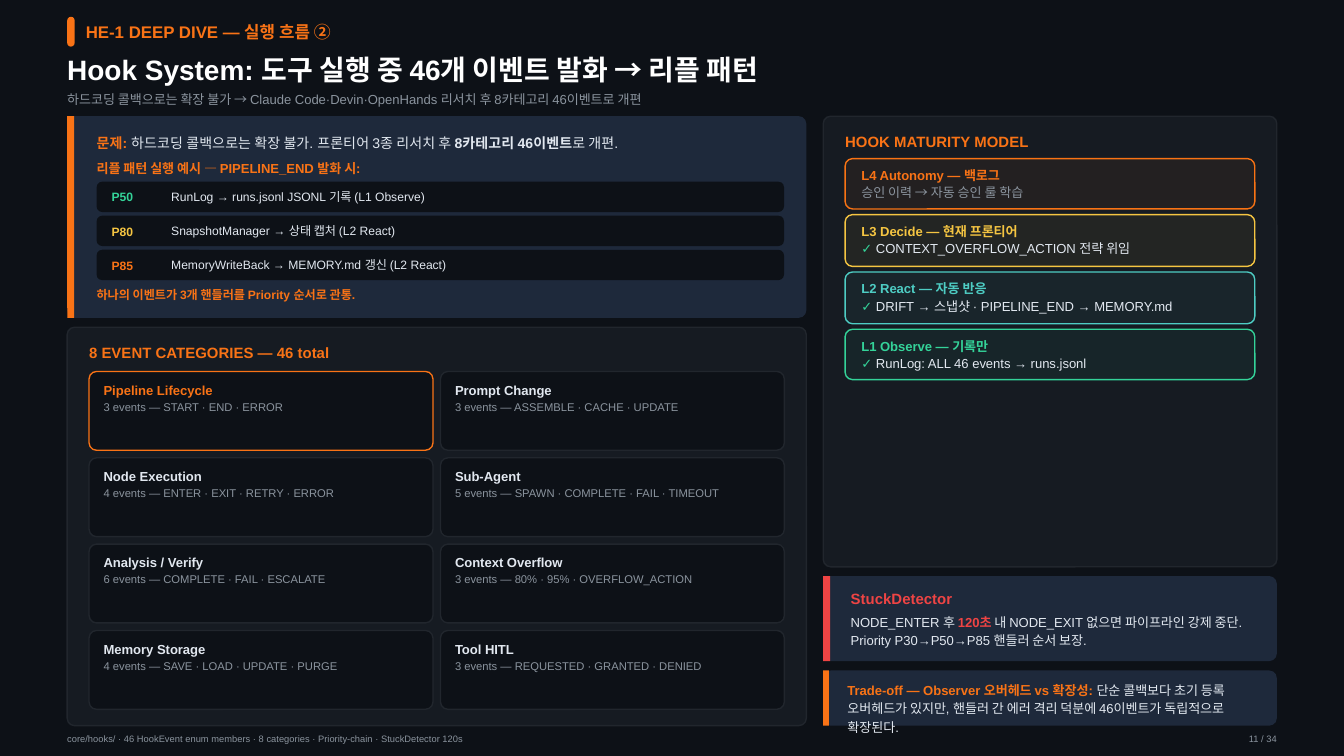
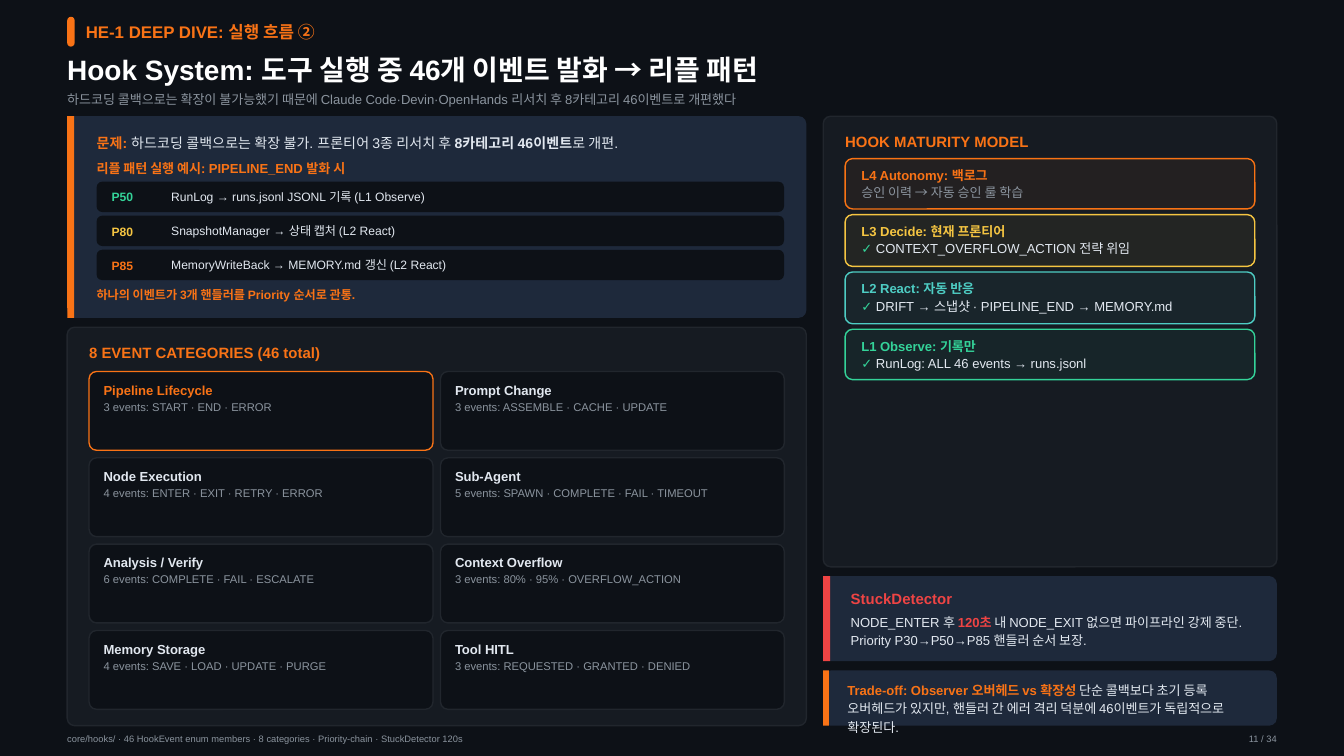
Before and after one commit to mangowhoiscloud/portfolio, a slide deck: slide 11 of geode/versions/v6/GEODE-Portfolio-v030.pptx. Drawn at 1344x756 pixels with LibreOffice and Linux fonts; fonts in the diff are those of the drawing. Boxes give left, top, right and bottom in pixels: in the first picture for what was removed or moved away, otherwise in the second. Text is boxed around its words. In the diff, an @@ line names an element or a change of style, - is before the commit and + after.

```diff
--- a/geode/versions/v6/GEODE-Portfolio-v030.pptx
+++ b/geode/versions/v6/GEODE-Portfolio-v030.pptx
@@ text at (86,23,315,40): text changed @@
-HE-1 DEEP DIVE — 실행 흐름 ②
+HE-1 DEEP DIVE: 실행 흐름 ②
@@ text at (67,93,736,107): text changed @@
-하드코딩 콜백으로는 확장 불가 → Claude Code·Devin·OpenHands 리서치 후 8카테고리 46이벤트로 개편
+하드코딩 콜백으로는 확장이 불가능했기 때문에 Claude Code·Devin·OpenHands 리서치 후 8카테고리 46이벤트로 개편했다
@@ text at (97,162,345,175): text changed @@
-리플 패턴 실행 예시 — PIPELINE_END 발화 시:
+리플 패턴 실행 예시: PIPELINE_END 발화 시
@@ text at (861,169,988,183): text changed @@
-L4 Autonomy — 백로그
+L4 Autonomy: 백로그
@@ text at (861,225,1006,238): text changed @@
-L3 Decide — 현재 프론티어
+L3 Decide: 현재 프론티어
@@ text at (861,282,974,294): text changed @@
-L2 React — 자동 반응
+L2 React: 자동 반응
@@ text at (89,346,320,362): text changed @@
-8 EVENT CATEGORIES — 46 total
+8 EVENT CATEGORIES (46 total)
@@ text at (861,340,976,352): text changed @@
-L1 Observe — 기록만
+L1 Observe: 기록만
@@ text at (104,403,271,411): text changed @@
-3 events — START · END · ERROR
+3 events: START · END · ERROR
@@ text at (455,403,668,411): text changed @@
-3 events — ASSEMBLE · CACHE · UPDATE
+3 events: ASSEMBLE · CACHE · UPDATE
@@ text at (104,489,323,497): text changed @@
-4 events — ENTER · EXIT · RETRY · ERROR
+4 events: ENTER · EXIT · RETRY · ERROR
@@ text at (455,489,707,497): text changed @@
-5 events — SPAWN · COMPLETE · FAIL · TIMEOUT
+5 events: SPAWN · COMPLETE · FAIL · TIMEOUT
@@ text at (104,575,314,583): text changed @@
-6 events — COMPLETE · FAIL · ESCALATE
+6 events: COMPLETE · FAIL · ESCALATE
@@ text at (455,575,681,585): text changed @@
-3 events — 80% · 95% · OVERFLOW_ACTION
+3 events: 80% · 95% · OVERFLOW_ACTION
@@ text at (104,662,326,670): text changed @@
-4 events — SAVE · LOAD · UPDATE · PURGE
+4 events: SAVE · LOAD · UPDATE · PURGE
@@ text at (455,662,690,672): text changed @@
-3 events — REQUESTED · GRANTED · DENIED
+3 events: REQUESTED · GRANTED · DENIED
@@ text at (847,684,1224,715): text changed @@
-Trade-off — Observer 오버헤드 vs 확장성: 단순 콜백보다 초기 등록 오버헤드가 있지만, 핸들러 간 에러 격리 덕분에 46이벤트가 독립적으로 확장된다.
+Trade-off: Observer 오버헤드 vs 확장성 단순 콜백보다 초기 등록 오버헤드가 있지만, 핸들러 간 에러 격리 덕분에 46이벤트가 독립적으로 확장된다.
```
Also in this commit, not shown: 33 other slides changed, 35 other files.
